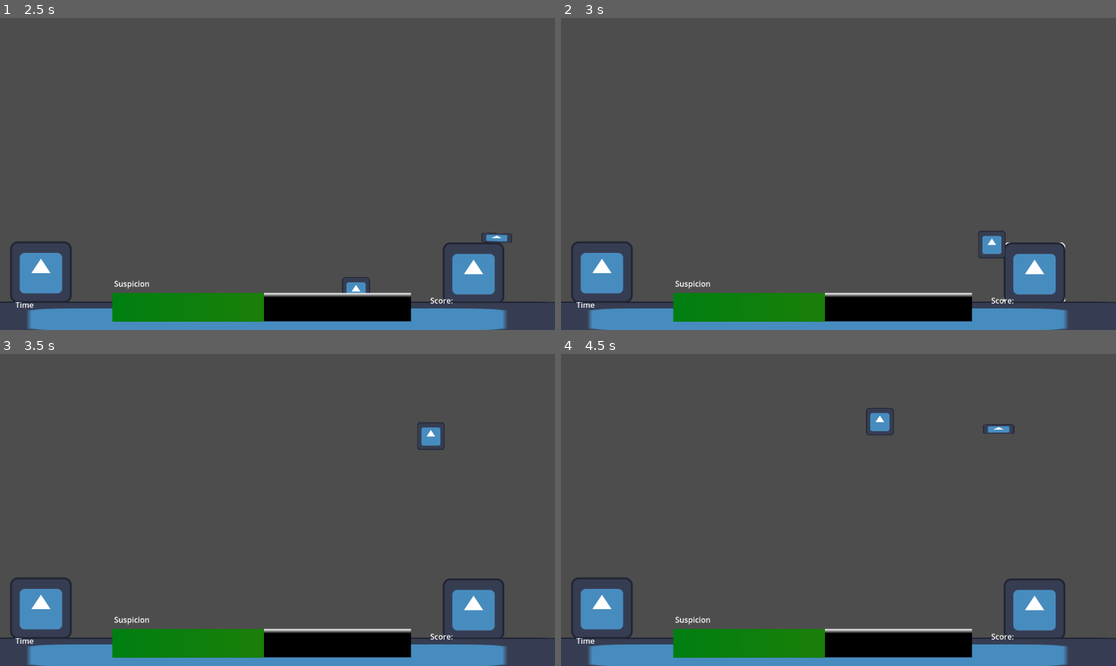
Above: before the commit, frames 1-4 (two rows, left to right).
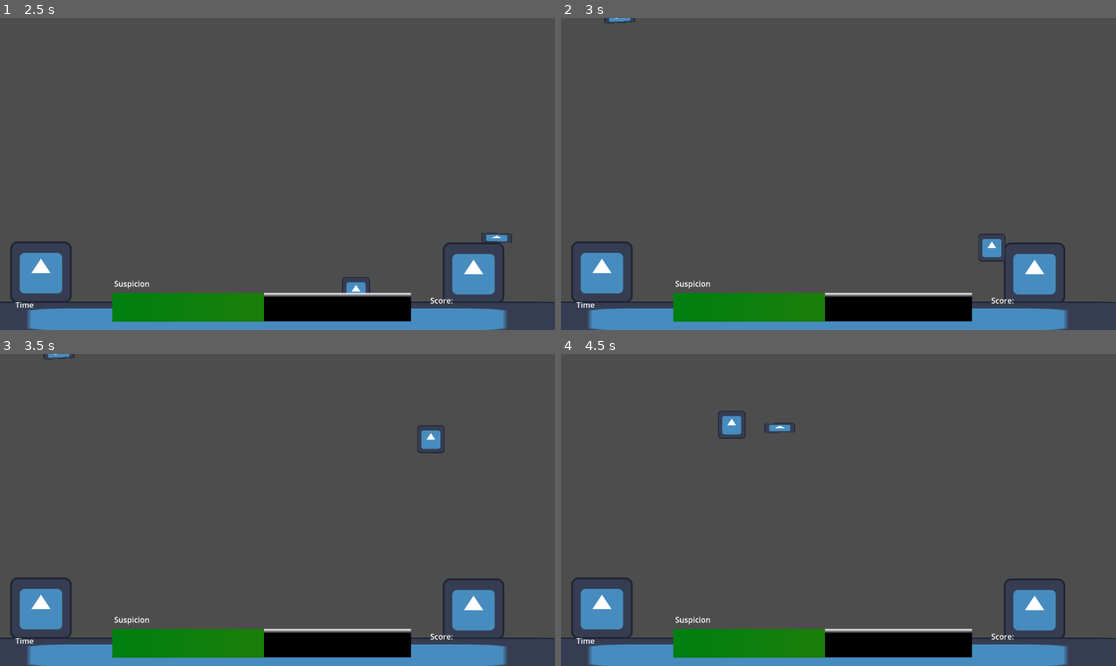
Above: after the commit, the same moments.

Repository: Jose-YP/Melon2023
Game: Godot game, scene res://Scenes/Main.tscn
Two runs of this game, one before a commit and one after it. Both use one fixed random seed, a clock stepped at 60 frames per second and the inputs below. The engine's default icon, where the game draws it, is replaced by a stand-in: a white triangle on a blue panel in a dark square.
Inputs (mouse positions are in pixels of both pictures, inside the frame that each line leads up to):
- Up to frame 1 (2.5 s): tap Enter at 0.5 s; move the mouse to (399, 158) at 0.52 s; press the mouse at (399, 158) at 0.53 s; hold D (Right) 0.53-1.28 s; move the mouse to (166, 189) at 1.27 s; release the mouse at (166, 189) at 1.28 s; hold S (Down) 1.28-2.03 s; click (166, 189) at 1.35 s; move the mouse to (333, 105) at 2.02 s; press the mouse at (333, 105) at 2.03 s; hold D (Right) from 2.03 s (still down)
- Up to frame 2 (3 s): move the mouse to (810, 236) at 2.77 s; release D (Right) at 2.78 s; release the mouse at (810, 236) at 2.78 s; hold W (Up) from 2.78 s (still down); click (810, 236) at 2.85 s
- Up to frame 3 (3.5 s): keep holding W (Up)
- Up to frame 4 (4.5 s): move the mouse to (1005, 556) at 3.52 s; release W (Up) at 3.53 s; press the mouse at (1005, 556) at 3.53 s; hold A (Left) from 3.53 s (still down); move the mouse to (672, 463) at 4.27 s; release the mouse at (672, 463) at 4.28 s; click (672, 463) at 4.35 s

Frame 1 is identical in both runs. In frame 2, 0.3% of the frame differs, in the area x 7-91%, y 0-91%; in frame 3, 0.2%; in frame 4, 0.8%, in the area x 28-82%, y 17-28%.

Commit message:
Working on Melee + more scenes, haven't tested yet

Diff:
--- a/Code/Main.gd
+++ b/Code/Main.gd
@@ -5,14 +5,20 @@
 var characterArray: Array = []
 var loverArray: Array = []
 
+#----------------------------------------------
+#INITALIZATION
+#----------------------------------------------
 func _ready():
 	for character in get_tree().get_nodes_in_group("Character"): #Will have both characters and lovers
 		pass
 
 	for lover in get_tree().get_nodes_in_group("Lover"): #Will only have lovers
-		pass
+		lover.connect("convinced",_on_test_lover_convinced)
 
 
+#----------------------------------------------
+#SIGNALS
+#----------------------------------------------
 func _on_player_shoot_arrow(arrow,aim):
 	#Move arrow to projectiles so it won't be affected by player anymore
 	arrow.get_parent().remove_child(arrow)
@@ -30,4 +36,9 @@
 	player.rotation = 0 #make this a tween later
 
 func _on_player_whisper(target):
-	player.position = target.whisperArea.global_position
+	if target.canWhisper:
+		player.position = target.whisperArea.global_position
+		target.gettingWhispered = true
+
+func _on_test_lover_convinced(target):
+	player.whispering = false
--- a/Code/Player.gd
+++ b/Code/Player.gd
@@ -15,6 +15,8 @@
 
 var currentArrow
 var meleeFocus
+var currentLocation
+var currentMethod
 var direction: Vector2
 var aim: Vector2
 var bowPosition: Vector2
@@ -53,6 +55,7 @@
 	else:
 		if Input.is_action_just_released("Action"):
 			whispering = false
+			meleeFocus.gettingWhispered = false
 
 
 #----------------------------------------------
--- a/Code/character.gd
+++ b/Code/character.gd
@@ -1,6 +1,12 @@
 extends StaticBody2D
 
 @onready var sprite: Sprite2D = $Icon
+
+var assignedType
+
+enum type {NONE,
+	LOVER,
+	TARGETTED}
 
 func _ready():
 	moreReady()
--- /dev/null
+++ b/Code/flying_object.gd
@@ -0,0 +1,11 @@
+extends StaticBody2D
+
+
+# Called when the node enters the scene tree for the first time.
+func _ready():
+	pass # Replace with function body.
+
+
+# Called every frame. 'delta' is the elapsed time since the previous frame.
+func _process(delta):
+	pass
--- a/Code/lover.gd
+++ b/Code/lover.gd
@@ -1,10 +1,53 @@
 extends "res://Code/character.gd"
 
-@onready var whisperArea: Marker2D = $MeleeArea
+@onready var whisperArea: Marker2D = $MeleeNodes/MeleeArea
+@onready var whisperGauge: TextureProgressBar = $WhisperNodes/WhisperGauge
+@onready var whisperRateTime: Timer = $WhisperNodes/WhisperRate
+@onready var whisperCooldown: Timer = $WhisperNodes/WhisperCooldown
 
+@export var whisperMax: int = 8
+
+signal convinced(target)
+
+var canWhisper: bool = true
+var gettingWhispered: bool = false
+
+#----------------------------------------------
+#INITALIZATION
+#----------------------------------------------
 func _ready():
 	moreReady()
+	assignedType = type.LOVER
+	whisperRateTime.set_paused(false)
+	whisperRateTime.set_autostart(false)
+	whisperCooldown.set_paused(false)
+	whisperCooldown.set_autostart(false)
 
-# Called every frame. 'delta' is the elapsed time since the previous frame.
+#----------------------------------------------
+#PROCESS
+#----------------------------------------------
 func _process(_delta):
 	processor()
+	if gettingWhispered:
+		if whisperRateTime.is_stopped():
+			whisperGauge.show()
+			whisperRateTime.start()
+
+	if whisperGauge.value == whisperMax:
+		convinced.emit(self)
+		whisperGauge.hide()
+		canWhisper = false
+		gettingWhispered = false
+
+	if not gettingWhispered and canWhisper:
+		if whisperCooldown.is_stopped():
+			whisperCooldown.start()
+
+#----------------------------------------------
+#SIGNALS
+#----------------------------------------------
+func _on_whisper_rate_timeout():
+	whisperGauge.value += 1
+
+func _on_whisper_cooldown_timeout():
+	whisperGauge.value -= 1
--- a/Scenes/Main.tscn
+++ b/Scenes/Main.tscn
@@ -6,6 +6,7 @@
 [ext_resource type="PackedScene" uid="uid://dpgn1fr0s7wmq" path="res://Scenes/lover.tscn" id="3_sb2b3"]
 [ext_resource type="PackedScene" uid="uid://nag7h0gar684" path="res://Scenes/Background.tscn" id="5_ck750"]
 [ext_resource type="PackedScene" uid="uid://c7joll78nh307" path="res://Scenes/UI.tscn" id="5_pdl6b"]
+[ext_resource type="PackedScene" uid="uid://dguovfu7q45yb" path="res://Scenes/player_bounds.tscn" id="7_s18jr"]
 
 [node name="Node2D" type="Node2D"]
 script = ExtResource("1_v2ock")
@@ -37,11 +38,22 @@
 
 [node name="CanvasLayer" parent="UI" instance=ExtResource("5_pdl6b")]
 
-[node name="Background" type="Node2D" parent="."]
+[node name="Boundaries" type="Node2D" parent="."]
 position = Vector2(348, 214)
 
-[node name="BackgroundObject" parent="Background" instance=ExtResource("5_ck750")]
+[node name="BackgroundObject" parent="Boundaries" instance=ExtResource("5_ck750")]
 position = Vector2(206, 411)
+
+[node name="PlayerBounds" parent="Boundaries" instance=ExtResource("7_s18jr")]
+position = Vector2(-369, 103)
+
+[node name="PlayerBounds2" parent="Boundaries" instance=ExtResource("7_s18jr")]
+position = Vector2(824, 125)
+
+[node name="PlayerBounds3" parent="Boundaries" instance=ExtResource("7_s18jr")]
+position = Vector2(210, -239)
+rotation = 1.5708
+scale = Vector2(1, 1.5)
 
 [connection signal="shootArrow" from="Player" to="." method="_on_player_shoot_arrow"]
 [connection signal="whisper" from="Player" to="." method="_on_player_whisper"]
--- a/Scenes/Player.tscn
+++ b/Scenes/Player.tscn
@@ -12,6 +12,8 @@
 size = Vector2(215, 196)
 
 [node name="Player" type="CharacterBody2D"]
+collision_layer = 3
+collision_mask = 3
 motion_mode = 1
 script = ExtResource("1_pcrn1")
 bowDistance = 500
--- /dev/null
+++ b/Scenes/flying_object.tscn
@@ -0,0 +1,39 @@
+[gd_scene load_steps=6 format=3 uid="uid://cjtu570l0ocw0"]
+
+[ext_resource type="Texture2D" uid="uid://demmdpdkaxemx" path="res://Assets/icon.svg" id="1_g3pdl"]
+[ext_resource type="Script" path="res://Code/flying_object.gd" id="1_gmqpj"]
+
+[sub_resource type="RectangleShape2D" id="RectangleShape2D_kg0un"]
+size = Vector2(126, 125)
+
+[sub_resource type="RectangleShape2D" id="RectangleShape2D_jmy8a"]
+size = Vector2(84, 85)
+
+[sub_resource type="RectangleShape2D" id="RectangleShape2D_05imy"]
+size = Vector2(114, 113)
+
+[node name="FlyingObject" type="StaticBody2D"]
+script = ExtResource("1_gmqpj")
+
+[node name="Stick" type="Area2D" parent="."]
+
+[node name="CollisionShape2D2" type="CollisionShape2D" parent="Stick"]
+position = Vector2(0, -0.5)
+shape = SubResource("RectangleShape2D_kg0un")
+debug_color = Color(0.952941, 0.0196078, 0.556863, 0.419608)
+
+[node name="Icon" type="Sprite2D" parent="."]
+texture = ExtResource("1_g3pdl")
+
+[node name="CollisionShape2D" type="CollisionShape2D" parent="."]
+position = Vector2(1, -4.5)
+shape = SubResource("RectangleShape2D_jmy8a")
+
+[node name="Hitbox" type="Area2D" parent="."]
+collision_layer = 2
+collision_mask = 2
+
+[node name="CollisionShape2D" type="CollisionShape2D" parent="Hitbox"]
+position = Vector2(-1, -1.5)
+shape = SubResource("RectangleShape2D_05imy")
+debug_color = Color(0.984314, 0, 0, 0.419608)
--- a/Scenes/lover.tscn
+++ b/Scenes/lover.tscn
@@ -10,24 +10,74 @@
 shader_parameter/line_thickness = 1.75
 
 [sub_resource type="CircleShape2D" id="CircleShape2D_xo6le"]
-radius = 93.1343
+radius = 107.042
+
+[sub_resource type="Gradient" id="Gradient_6sauu"]
+colors = PackedColorArray(0, 0, 0, 1, 0, 0, 0, 1)
+
+[sub_resource type="GradientTexture2D" id="GradientTexture2D_goeu0"]
+gradient = SubResource("Gradient_6sauu")
+width = 16
+height = 32
+fill_from = Vector2(0.5, 1)
+fill_to = Vector2(0.5, 0)
+metadata/_snap_enabled = true
+
+[sub_resource type="Gradient" id="Gradient_v08to"]
+colors = PackedColorArray(0.7, 0, 0.7, 1, 1, 0.533333, 1, 1)
+
+[sub_resource type="GradientTexture2D" id="GradientTexture2D_bvog6"]
+gradient = SubResource("Gradient_v08to")
+width = 16
+height = 32
+fill_from = Vector2(0.5, 1)
+fill_to = Vector2(0.5, 0)
+metadata/_snap_enabled = true
 
 [node name="StaticBody2D" groups=["Lover"] instance=ExtResource("1_3vq3f")]
 collision_layer = 13
 collision_mask = 9
 script = ExtResource("2_noq38")
+whisperMax = 8
 
 [node name="Icon" parent="." index="1"]
 material = SubResource("ShaderMaterial_ya48p")
 use_parent_material = true
 
-[node name="MeleeArea" type="Marker2D" parent="." index="3"]
-position = Vector2(-78, -28)
+[node name="MeleeNodes" type="Node" parent="." index="4"]
 
-[node name="Area2D" type="Area2D" parent="." index="4"]
+[node name="MeleeHitbox" type="Area2D" parent="MeleeNodes" index="0"]
 collision_layer = 8
 collision_mask = 8
 
-[node name="CollisionShape2D" type="CollisionShape2D" parent="Area2D" index="0"]
+[node name="CollisionShape2D" type="CollisionShape2D" parent="MeleeNodes/MeleeHitbox" index="0"]
 shape = SubResource("CircleShape2D_xo6le")
 debug_color = Color(0.866667, 0.352941, 0, 0.419608)
+
+[node name="MeleeArea" type="Marker2D" parent="MeleeNodes" index="1"]
+position = Vector2(-78, -28)
+
+[node name="WhisperNodes" type="Node" parent="." index="5"]
+
+[node name="WhisperGauge" type="TextureProgressBar" parent="WhisperNodes" index="0"]
+visible = false
+offset_left = -9.0
+offset_top = -110.0
+offset_right = 7.0
+offset_bottom = -78.0
+max_value = 8.0
+value = 8.0
+fill_mode = 3
+texture_under = SubResource("GradientTexture2D_goeu0")
+texture_progress = SubResource("GradientTexture2D_bvog6")
+
+[node name="WhisperRate" type="Timer" parent="WhisperNodes" index="1"]
+wait_time = 0.5
+one_shot = true
+
+[node name="WhisperCooldown" type="Timer" parent="WhisperNodes" index="2"]
+wait_time = 0.75
+one_shot = true
+
+[connection signal="timeout" from="WhisperNodes/WhisperRate" to="." method="_on_whisper_rate_timeout"]
+[connection signal="timeout" from="WhisperNodes/WhisperCooldown" to="." method="_on_whisper_cooldown_timeout"]
--- /dev/null
+++ b/Scenes/player_bounds.tscn
@@ -0,0 +1,11 @@
+[gd_scene load_steps=2 format=3 uid="uid://dguovfu7q45yb"]
+
+[sub_resource type="RectangleShape2D" id="RectangleShape2D_6riap"]
+size = Vector2(40, 800)
+
+[node name="PlayerBounds" type="StaticBody2D"]
+collision_layer = 2
+collision_mask = 2
+
+[node name="CollisionShape2D" type="CollisionShape2D" parent="."]
+shape = SubResource("RectangleShape2D_6riap")
Not shown: 1 places in Scenes/Main.tscn that only renumber resources
Not shown: 1 places in Scenes/lover.tscn that only renumber resources
